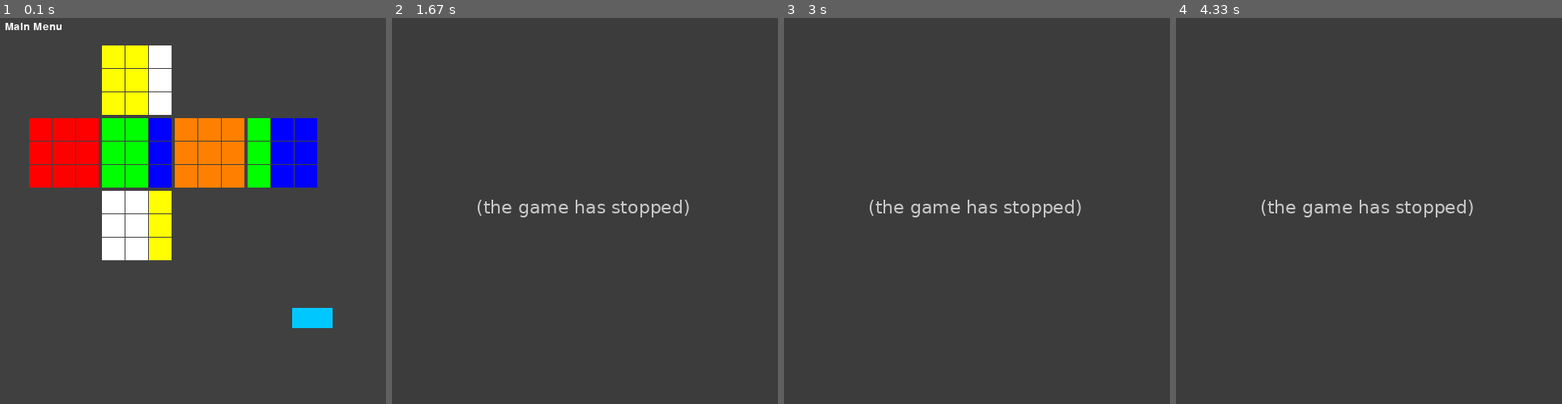
Above: before the commit, frames 1-4 (left to right).
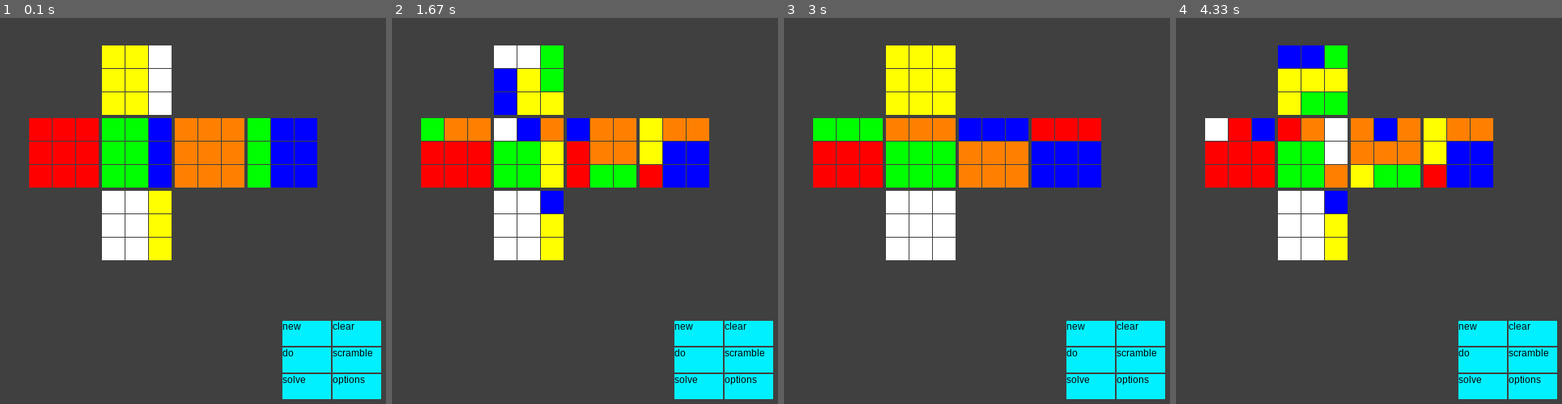
Above: after the commit, the same moments.

Repository: Markek1/Rubiks-cube-simulator
Game: pygame game, started from gui.py
Two runs of this game, one before a commit and one after it. Both use one fixed random seed, a clock stepped at 60 frames per second and the inputs below.
Inputs (mouse positions are in pixels of both pictures, inside the frame that each line leads up to):
- Up to frame 1 (0.1 s): no input
- Up to frame 2 (1.67 s): click (696, 334) at 0.43 s, where only the run after the commit has a clickable "new"
- Up to frame 3 (3 s): click "new" at 2.5 s
- Up to frame 4 (4.33 s): no input

The runs differ from the first frame. In frame 1, 5.4% of the frame differs, in the area x 1-99%, y 1-99%; in frame 2, 24%, in the area x 7-99%, y 7-99%; in frame 3, 24%; in frame 4, 24%.
Error before the commit: NameError: name 'button_1' is not defined (gui.py line 90); the game stopped at 0.6 s (later frames are placeholders)

Commit message:
added button drawing

Diff:
--- a/gui.py
+++ b/gui.py
@@ -27,34 +27,53 @@
     draw_side(cube_to_draw.sides['D'], start_x + x, start_y + 2 * y)
 
 
-def draw_buttons(button, color):
-    if not edge_color:
-        edge_color = color
-    pygame.draw.rect(screen, color, button)
-
-
-def draw_text(text, font, color, surface, x, y):
-    textobj = font.render(text, 1, color)
-    textrect = textobj.get_rect()
-    textrect.topleft = (x, y)
-    surface.blit(textobj, textrect)
 
 
 FPS = 5
 BACKGROUND_COLOR = (64, 64, 64)
-BUTTON_COLOR = (0, 200, 255)
 WIDTH, HEIGHT = 500, 500
 main_clock = pygame.time.Clock()
 pygame.init()
 pygame.display.set_caption('Rubiks cube simulator')
 screen = pygame.display.set_mode((WIDTH, HEIGHT))
-font = pygame.font.SysFont(None, 20)
+
+BUTTON_COLOR = (0, 240, 255)
+BUTTON_WIDTH, BUTTON_HEIGHT = WIDTH // 8, HEIGHT // 15
+BUTTONS = {}
+BUTTON_NAMES = [['new', 'clear'],
+                ['do', 'scramble'],
+                ['solve', 'options']]
+BUTTONS_SHAPE = (len(BUTTON_NAMES), len(BUTTON_NAMES[0]))
+
+
+FONT = pygame.font.SysFont('arialrounded', 12)
+TEXTS = {}
+TEXT_COLOR = (0, 0, 0)
+
+
+def draw_text(text, font, color, surface, coordinates):
+    textobj = font.render(text, 1, color)
+    textrect = textobj.get_rect()
+    textrect.topleft = coordinates
+    surface.blit(textobj, textrect)
+
+
+def create_buttons(names, start_x, start_y):
+    max_j, max_i = len(names), len(names[0])
+    j, i = BUTTONS_SHAPE
+    for j in range(max_j):
+        for i in range(max_i):
+            BUTTONS[names[j][i]] = pygame.Rect(start_x + i * BUTTON_WIDTH, start_y + j * BUTTON_HEIGHT,
+                                        BUTTON_WIDTH - 2, BUTTON_HEIGHT - 2)
+            TEXTS[names[j][i]] = (start_x + i * BUTTON_WIDTH, start_y + j * BUTTON_HEIGHT)
+
+
+create_buttons(BUTTON_NAMES,
+               WIDTH - BUTTONS_SHAPE[1] * BUTTON_WIDTH // 0.9,
+               HEIGHT - BUTTONS_SHAPE[0] * BUTTON_HEIGHT // 0.9)
 
 c = cube.Cube()
 moves_to_do = "R2 U R U R' U' R' U' R' U R'"
-
-buttons = {}
-
 
 def main_menu():
     while True:
@@ -79,22 +98,19 @@
             c.rotate_side(side_name, rotation)
             draw_cube(c, 50, 50, 360, 270)
 
-            draw_text('Main Menu', font, (255, 255, 255), screen, 20, 20)
-
-            # mx, my = pygame.mouse.get_pos()
-
-            button_new = pygame.Rect(WIDTH - WIDTH // 4, HEIGHT - HEIGHT // 4, WIDTH // 10, HEIGHT // 20)
-            # button_2 = pygame.Rect(50, 200, 200, 50)
+            mx, my = pygame.mouse.get_pos()
 
             if click:
-                if button_1.collidepoint((mx, my)):
-                    pass
+                if BUTTONS['new'].collidepoint((mx, my)):
+                    c.generate_solved_cube()
 
-            pygame.draw.rect(screen, BUTTON_COLOR, button_new)
-            # pygame.draw.rect(screen, (255, 0, 0), button_2)
+            for text, button in zip(TEXTS.keys(), BUTTONS.values()):
+                pygame.draw.rect(screen, BUTTON_COLOR, button)
+                draw_text(text, FONT, TEXT_COLOR, screen, TEXTS[text])
 
             pygame.display.update()
             main_clock.tick(FPS)
 
 
+# def do_moves()
 main_menu()
